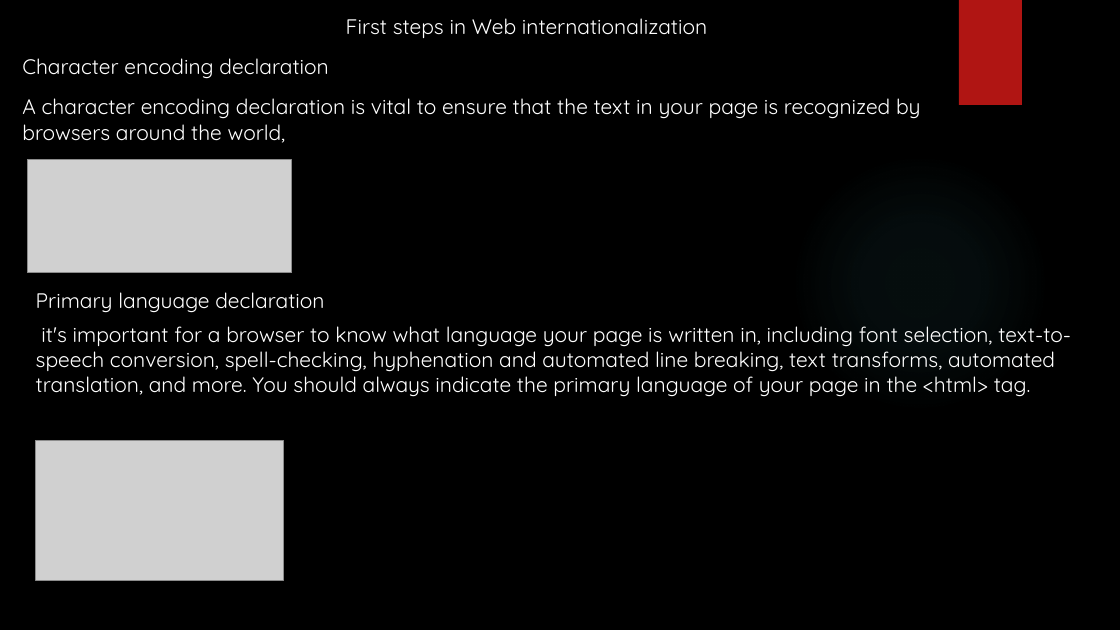
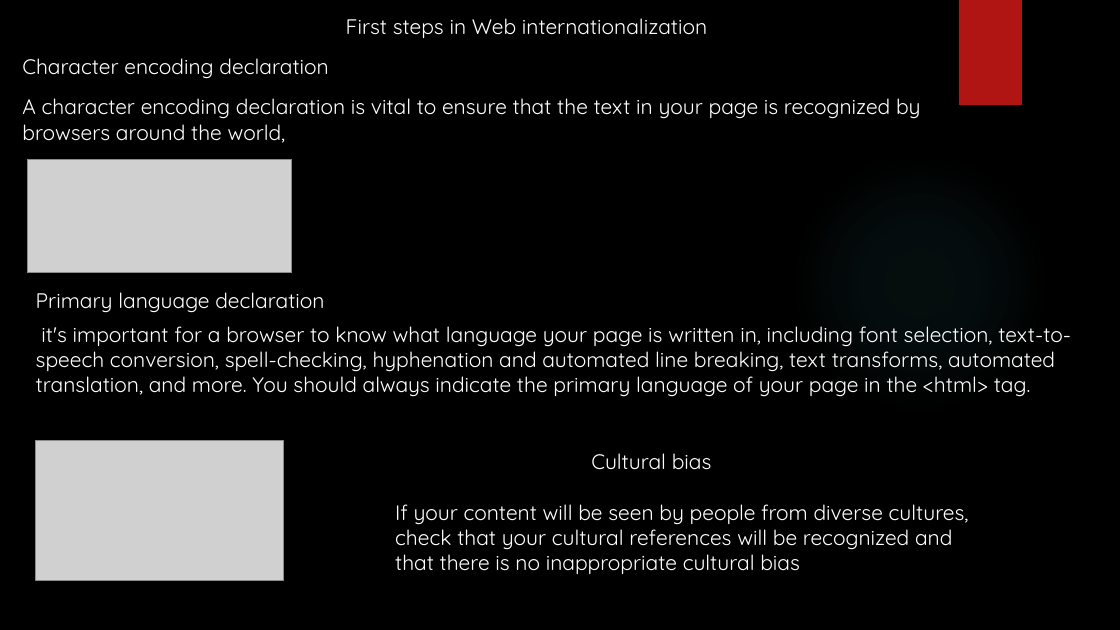
Before and after one commit to yogeshwar1996/HTML5CSS, a slide deck: slide 15 of Fundamentals of HTML and CSS.pptx. Drawn at 1120x630 pixels with LibreOffice and Linux fonts; fonts in the diff are those of the drawing; grey boxes stand for pictures; background and template pictures are left out. Boxes give left, top, right and bottom in pixels: in the first picture for what was removed or moved away, otherwise in the second. Text is boxed around its words. In the diff, an @@ line names an element or a change of style, - is before the commit and + after.

```diff
--- a/Fundamentals of HTML and CSS.pptx
+++ b/Fundamentals of HTML and CSS.pptx
@@ text added at bbox=[591, 453, 712, 470], 18 pt, text #FFFFFF @@
+Cultural bias
@@ text added at bbox=[395, 504, 969, 574], 18 pt, text #FFFFFF @@
+If your content will be seen by people from diverse cultures, check that your cultural references will be recognized and that there is no inappropriate cultural bias
```
Also in this commit, not shown: 1 slide added, 1 slide removed.
